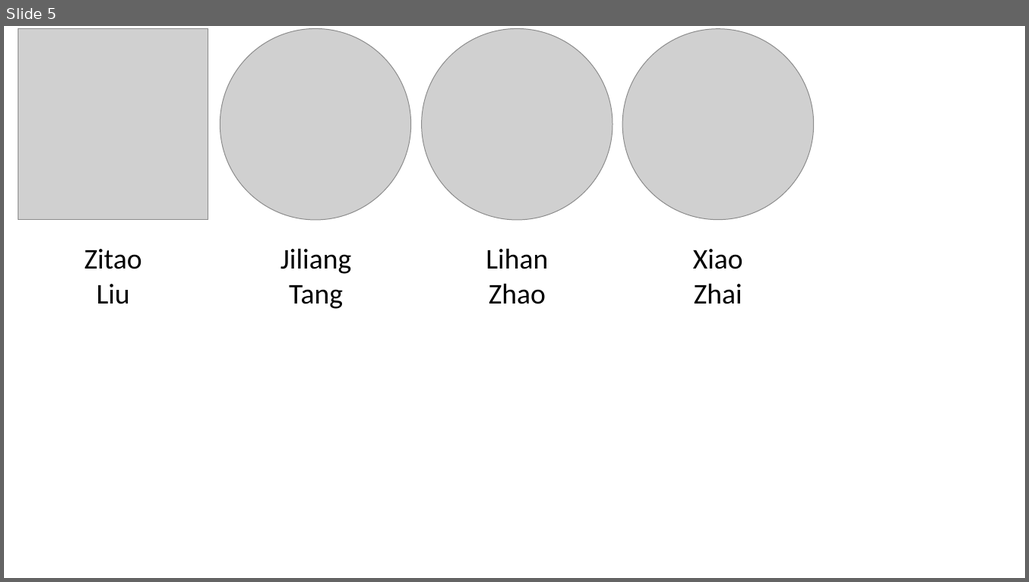
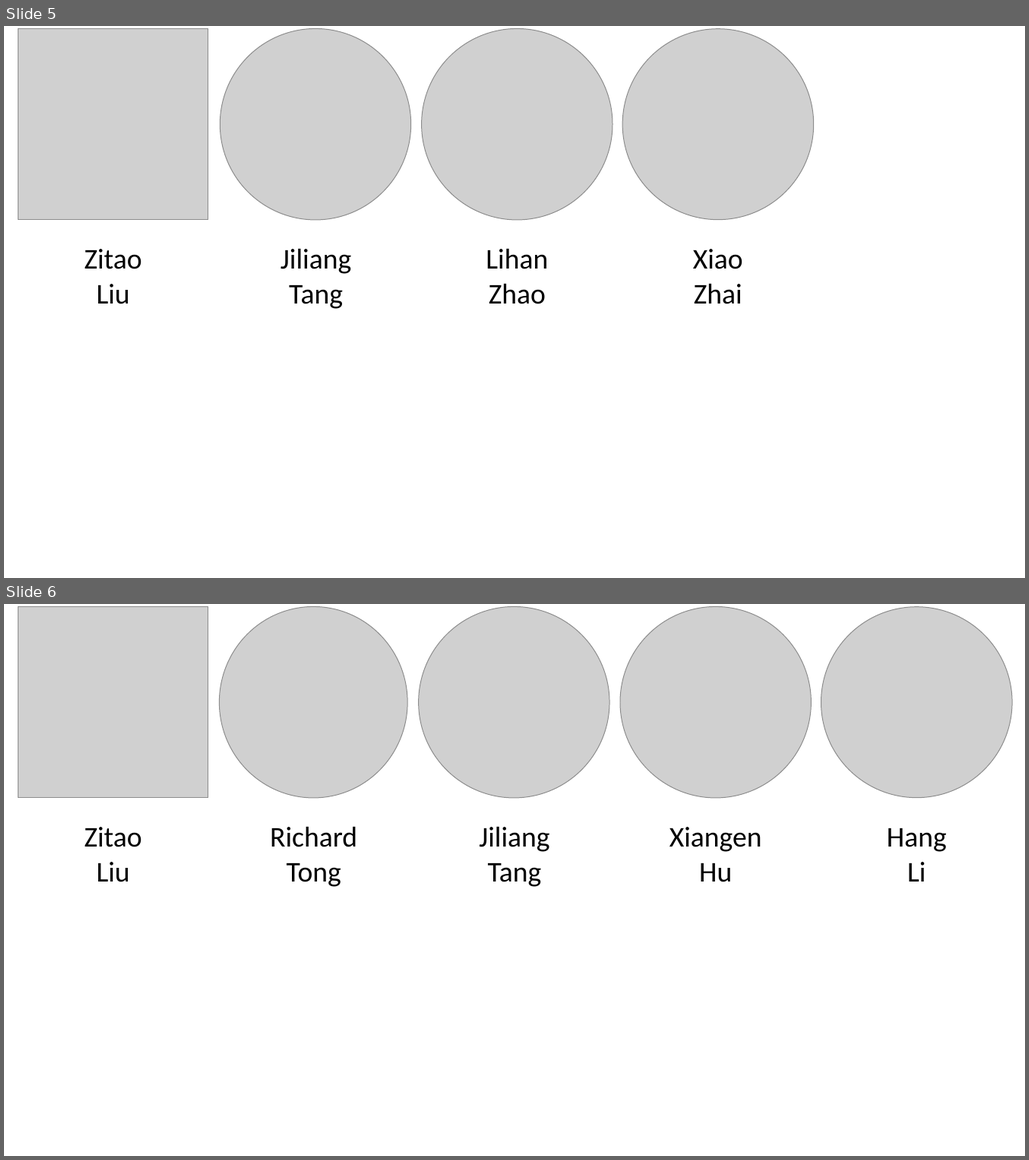
Before and after one commit to ai4ed/ai4ed.github.io, a slide deck: workshop_organizers.pptx. Shown one above the other, each under a label of ours: slide 5 before the commit, slides 5 and 6 after it. The pictures are 1029x582 and 1029x1160 pixels, drawn with LibreOffice and Linux fonts; fonts in the diff are those of the drawing; grey boxes stand for pictures. Boxes give left, top, right and bottom in pixels: in the first picture for what was removed or moved away, otherwise in the second. Text is boxed around its words. In the diff, an @@ line names an element or a change of style, - is before the commit and + after.

```diff
--- a/workshop_organizers.pptx
+++ b/workshop_organizers.pptx
@@ slide 6 added at (4,604,1025,1156), background #FFFFFF @@
@@ picture added at (18,607,208,798) @@
@@ picture added at (220,607,408,798) @@
@@ picture added at (419,607,610,798) @@
@@ picture added at (620,607,811,798) @@
@@ picture added at (822,607,1013,797) @@
@@ text added at (85,827,142,882), 28 pt, text #000000 @@
+Zitao
+Liu
@@ text added at (270,827,357,887), 28 pt, text #000000 @@
+Richard
+Tong
@@ text added at (479,827,550,887), 28 pt, text #000000 @@
+Jiliang
+Tang
@@ text added at (670,827,762,882), 28 pt, text #000000 @@
+Xiangen
+Hu
@@ text added at (887,828,947,881), 28 pt, text #000000 @@
+Hang
+Li
```
Also in this commit, not shown: 11 other files.
